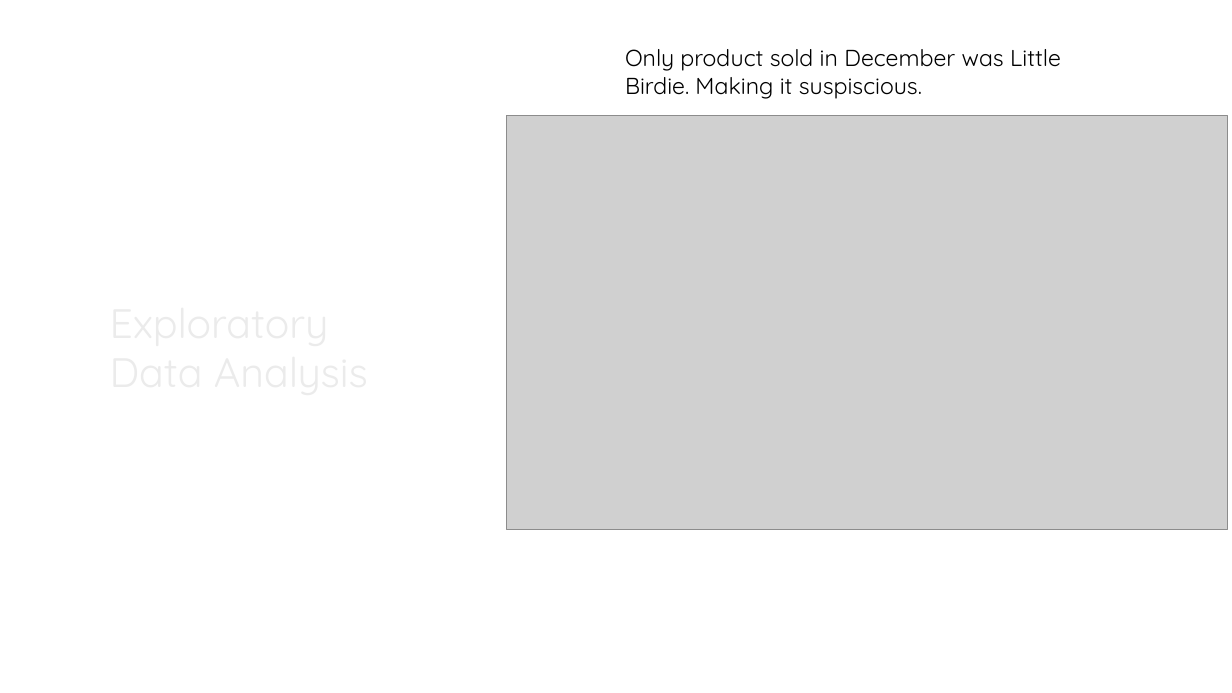
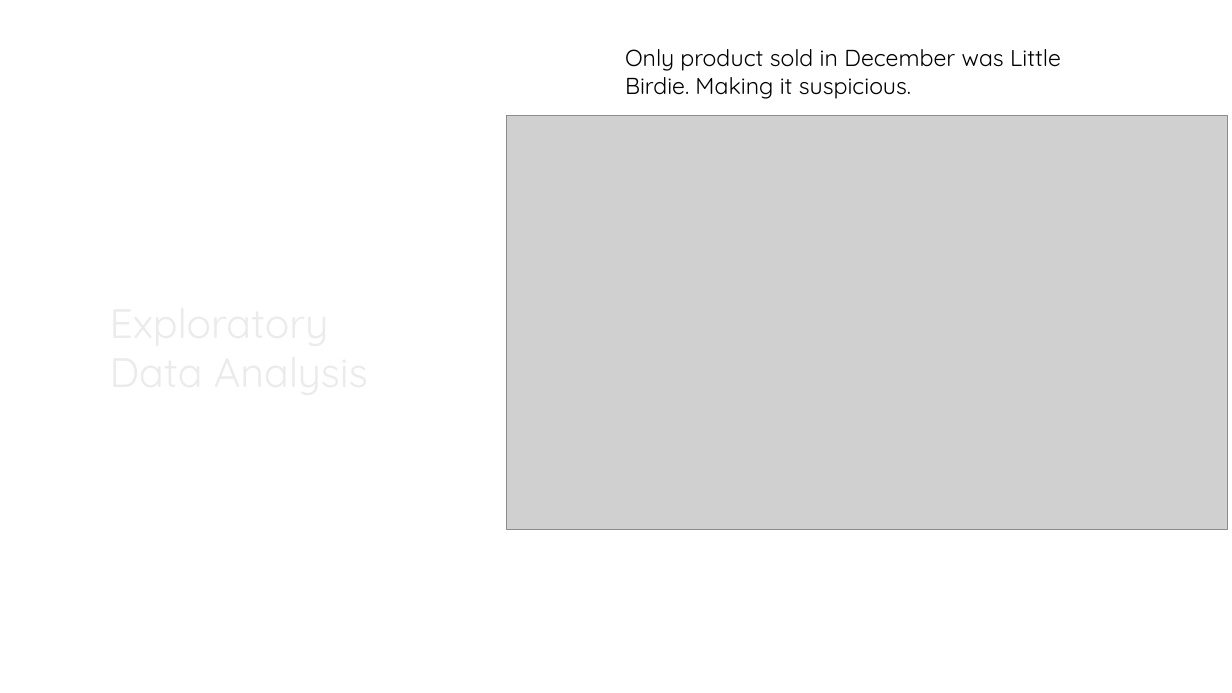
Before and after one commit to advait22/salesAnalysis, a slide deck: slide 12 of sales.pptx. Drawn at 1232x693 pixels with LibreOffice and Linux fonts; fonts in the diff are those of the drawing; grey boxes stand for pictures; background and template pictures are left out. Boxes give left, top, right and bottom in pixels: in the first picture for what was removed or moved away, otherwise in the second. Text is boxed around its words. In the diff, an @@ line names an element or a change of style, - is before the commit and + after.

```diff
--- a/sales.pptx
+++ b/sales.pptx
@@ text at (625, 49, 1061, 99): text changed @@
-Only product sold in December was Little Birdie. Making it suspiscious.
+Only product sold in December was Little Birdie. Making it suspicious.
```
Also in this commit, not shown: 2 other slides changed, 1 other file.
